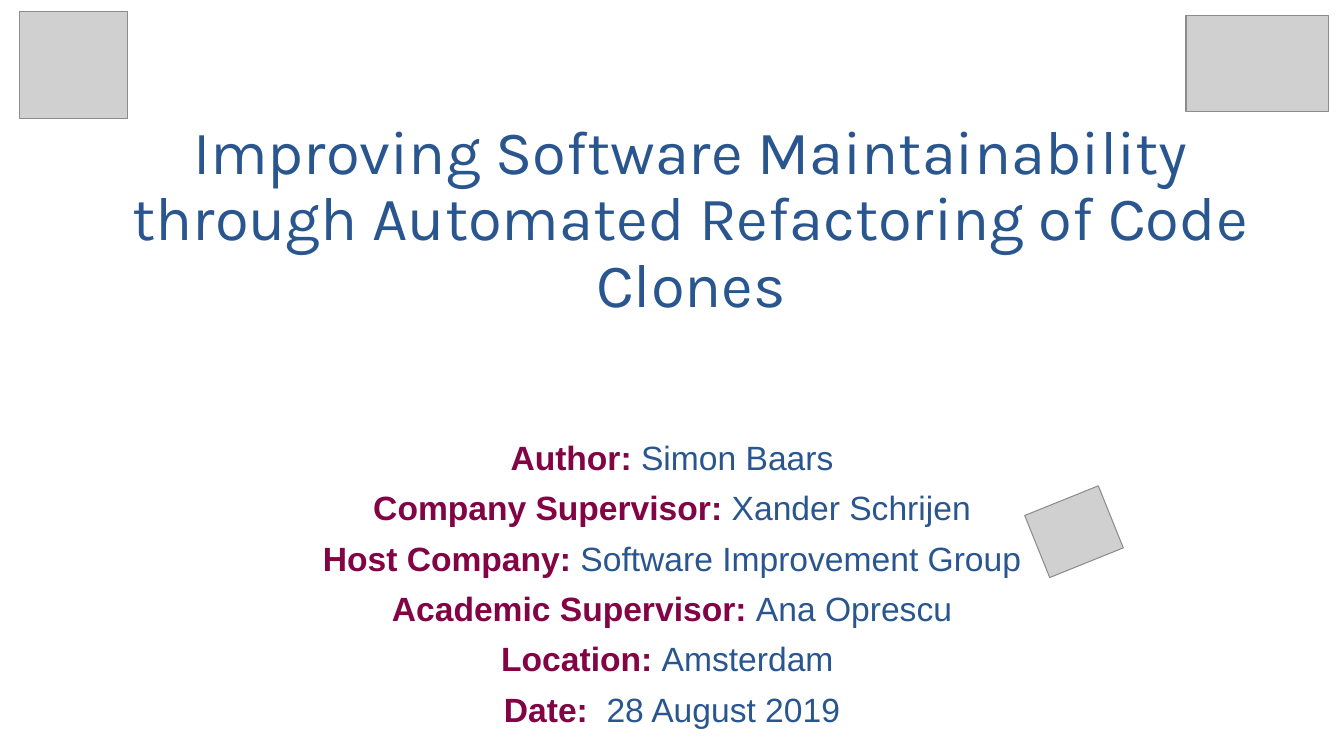
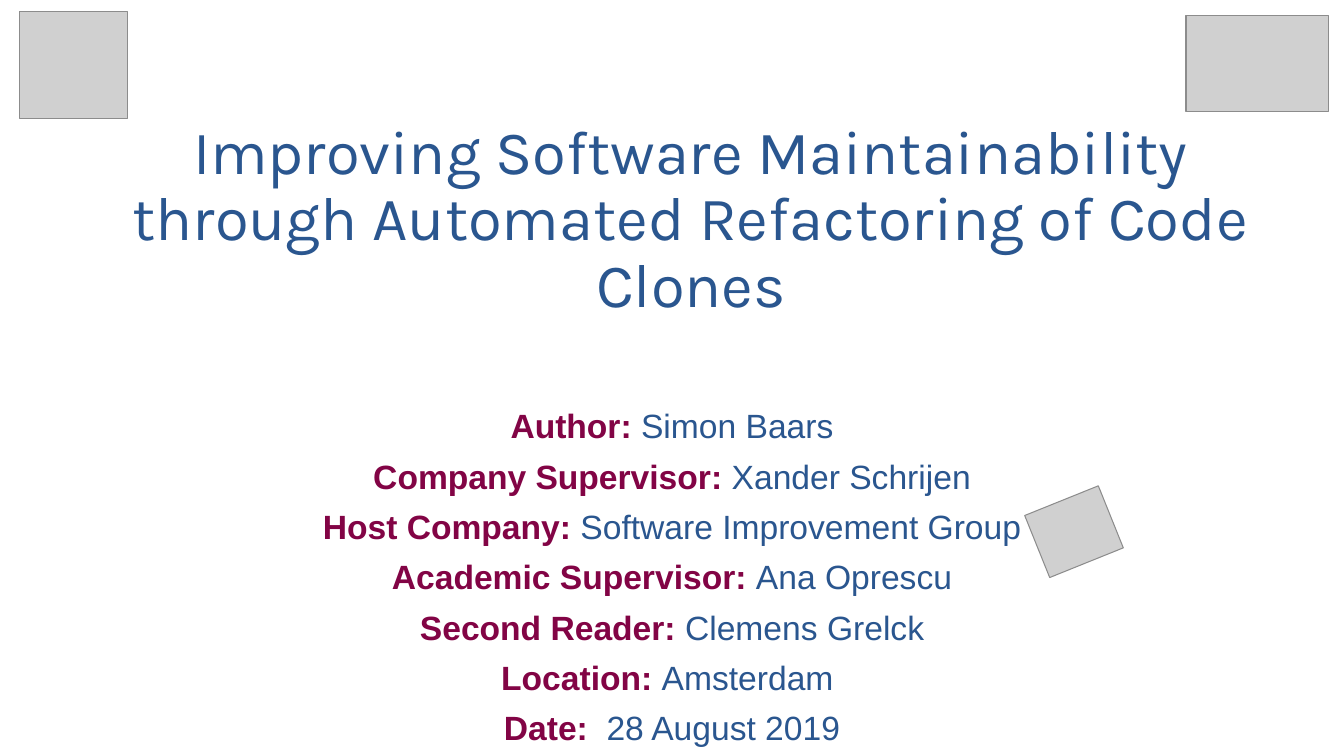
Before and after one commit to SimonBaars/Master-Thesis-Simon-Baars, a slide deck: slide 1 of presentations/FinalPresentation.odp. Drawn at 1344x756 pixels with LibreOffice and Linux fonts; fonts in the diff are those of the drawing; grey boxes stand for pictures. Boxes give left, top, right and bottom in pixels: in the first picture for what was removed or moved away, otherwise in the second. Text is boxed around its words. In the diff, an @@ line names an element or a change of style, - is before the commit and + after.

Commit message:
Final version

```diff
--- a/presentations/FinalPresentation.odp
+++ b/presentations/FinalPresentation.odp
@@ subtitle "Author: Simon Baars": place and size @@
-subtitle "Author: Simon Baars" at [323, 445, 1021, 729]
+subtitle "Author: Simon Baars" at [323, 413, 1021, 747]
@@ subtitle at [420, 615, 924, 641]: paragraph added @@
+Second Reader: Clemens Grelck
```
Also in this commit, not shown: 1 other slide changed, 1 slide added.
